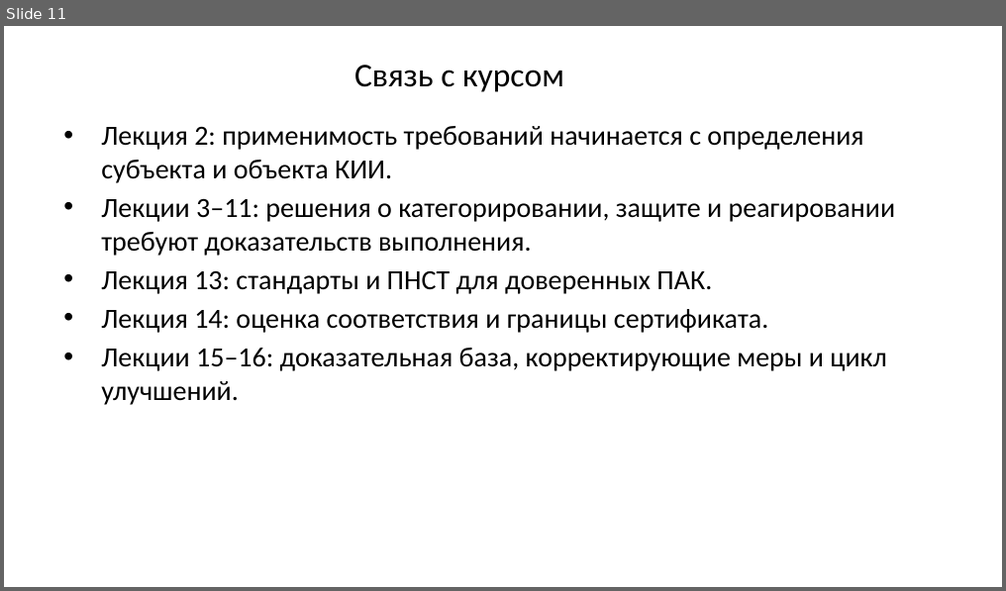
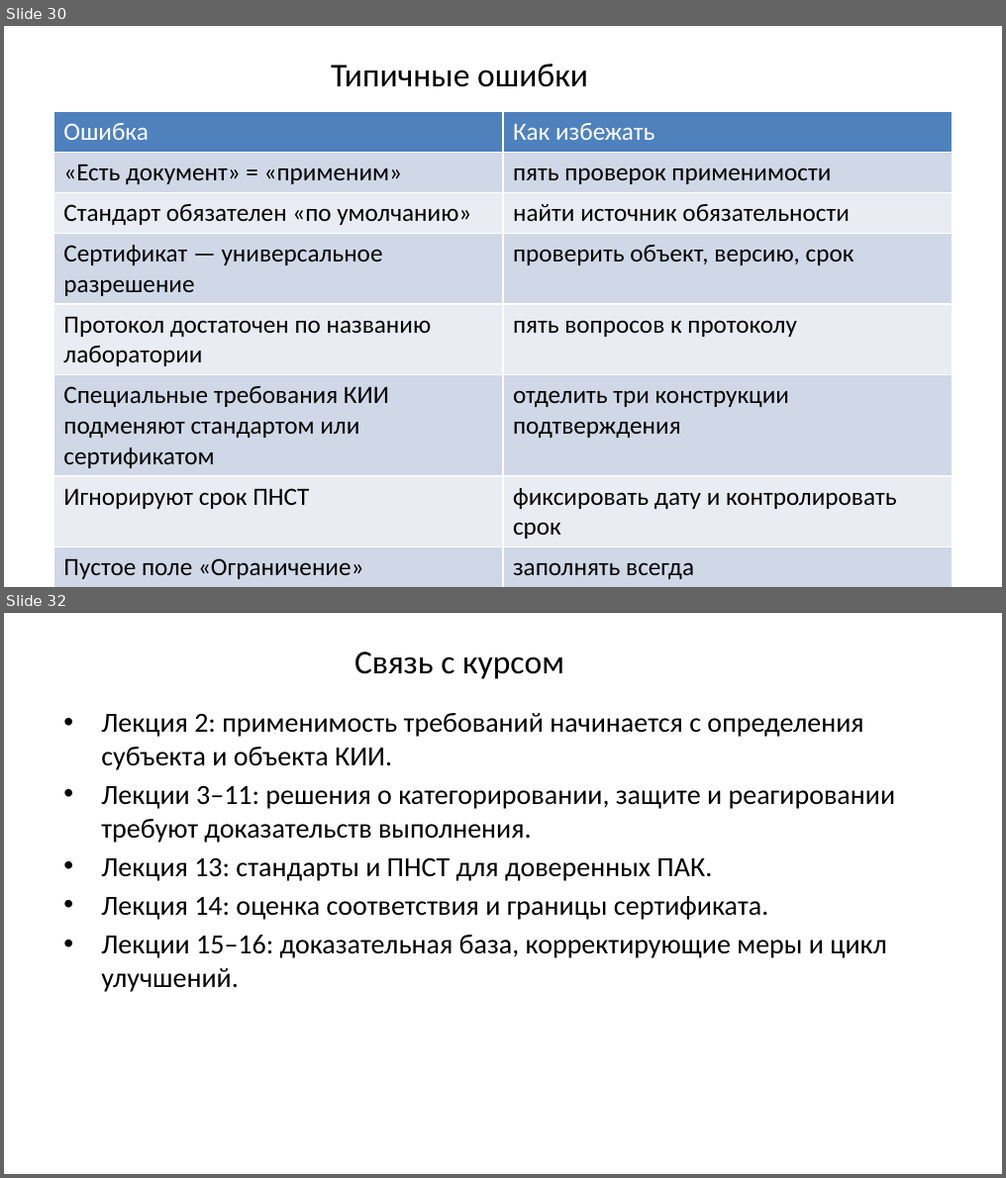
Before and after one commit to arasskazov/IFTIS-KII-2026, a slide deck: Lec_1_Модуль 1_1_Слайд-конспект.pptx. Shown one above the other, each under a label of ours: slide 11 before the commit, slides 30 and 32 after it; the slides between them are not shown. The pictures are 1006x591 and 1006x1178 pixels, drawn with LibreOffice and Linux fonts; fonts in the diff are those of the drawing; background and template pictures are left out. Boxes give left, top, right and bottom in pixels: in the first picture for what was removed or moved away, otherwise in the second. Text is boxed around its words. In the diff, an @@ line names an element or a change of style, - is before the commit and + after.

```diff
--- a/Lec_1_Модуль 1_1_Слайд-конспект.pptx
+++ b/Lec_1_Модуль 1_1_Слайд-конспект.pptx
@@ slide 30 added at (x1=4, y1=26, x2=1002, y2=587), background #FFFFFF @@
@@ title added at (x1=331, y1=64, x2=588, y2=87), 24 pt, text #000000 @@
+Типичные ошибки
@@ table added at (x1=54, y1=112, x2=952, y2=583), 9 rows, 2 columns @@
+Ошибка | Как избежать
+«Есть документ» = «применим» | пять проверок применимости
+Стандарт обязателен «по умолчанию» | найти источник обязательности
+Сертификат — универсальное разрешение | проверить объект, версию, срок
+Протокол достаточен по названию лаборатории | пять вопросов к протоколу
+Специальные требования КИИ подменяют стандартом или сертификатом | отделить три конструкции подтверждения
+Игнорируют срок ПНСТ | фиксировать дату и контролировать срок
+Пустое поле «Ограничение» | заполнять всегда
+Основание придумывают задним числом | уточнить модель решения
@@ what was slide 11 is now slide 32 @@
```
Also in this commit, not shown: 7 slides changed, 22 other slides added, 2 slides removed.
